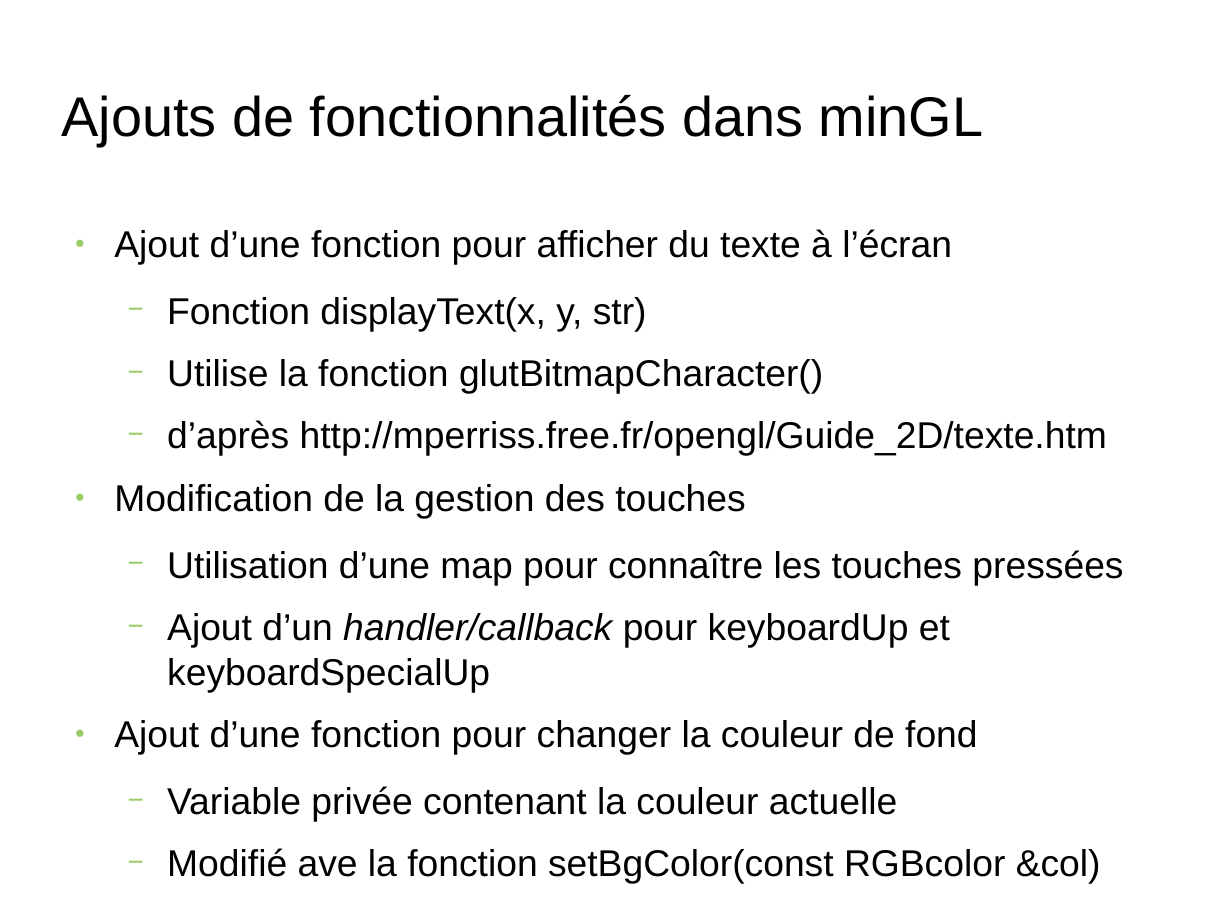
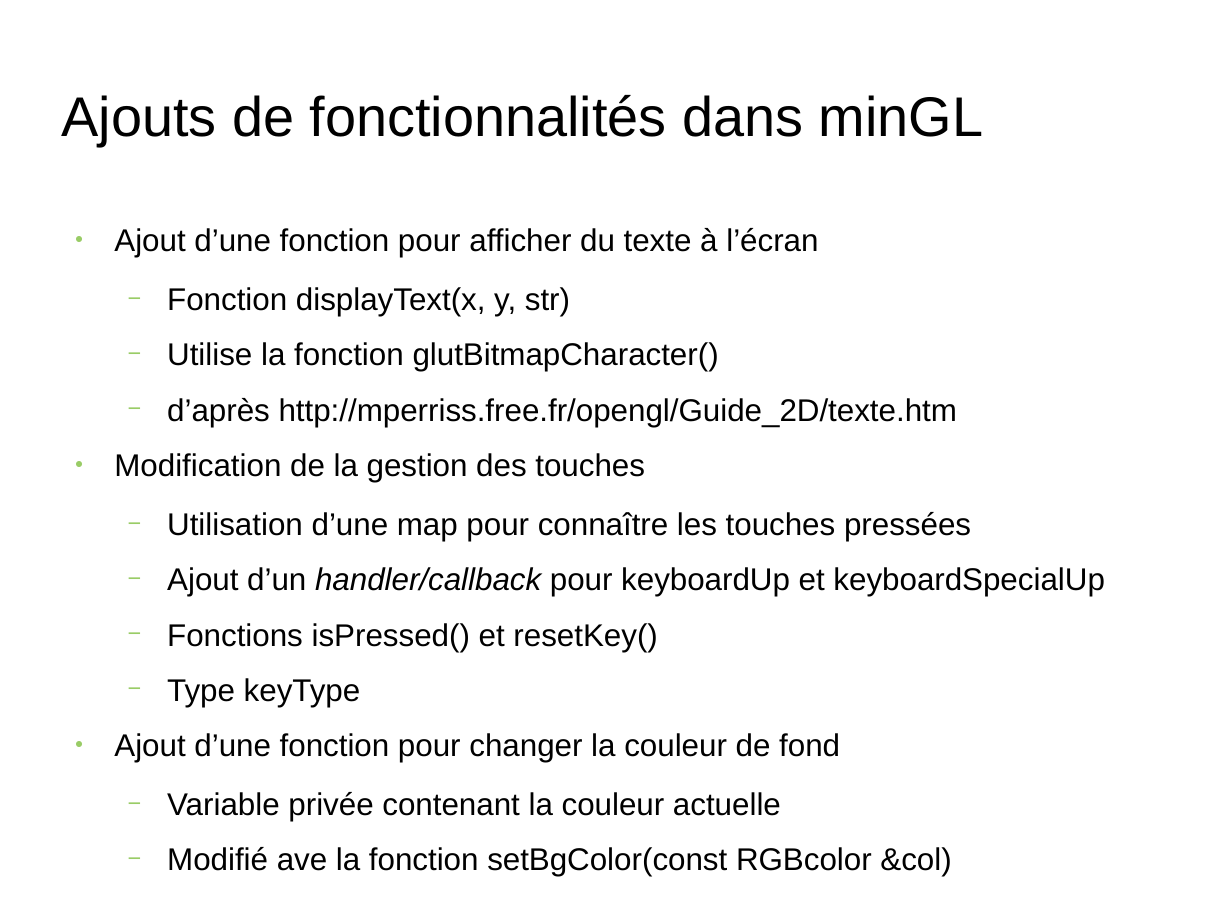
Before and after one commit to nponsard/G2_G4_Bennacer_Lesbros_MathieuDrif_Ponsard_Tritz, a slide deck: slide 6 of Presentation.odp. Drawn at 1232x924 pixels with LibreOffice and Linux fonts; fonts in the diff are those of the drawing; background and template pictures are left out. Boxes give left, top, right and bottom in pixels: in the first picture for what was removed or moved away, otherwise in the second. Text is boxed around its words. In the diff, an @@ line names an element or a change of style, - is before the commit and + after.

Commit message:
ah

```diff
--- a/Presentation.odp
+++ b/Presentation.odp
@@ text at box(114, 228, 1105, 877): size 24.1 to 20.1 pt @@
@@ text at box(167, 623, 657, 707): paragraphs added @@
+  − Fonctions isPressed() et resetKey()
+  − Type keyType
```
